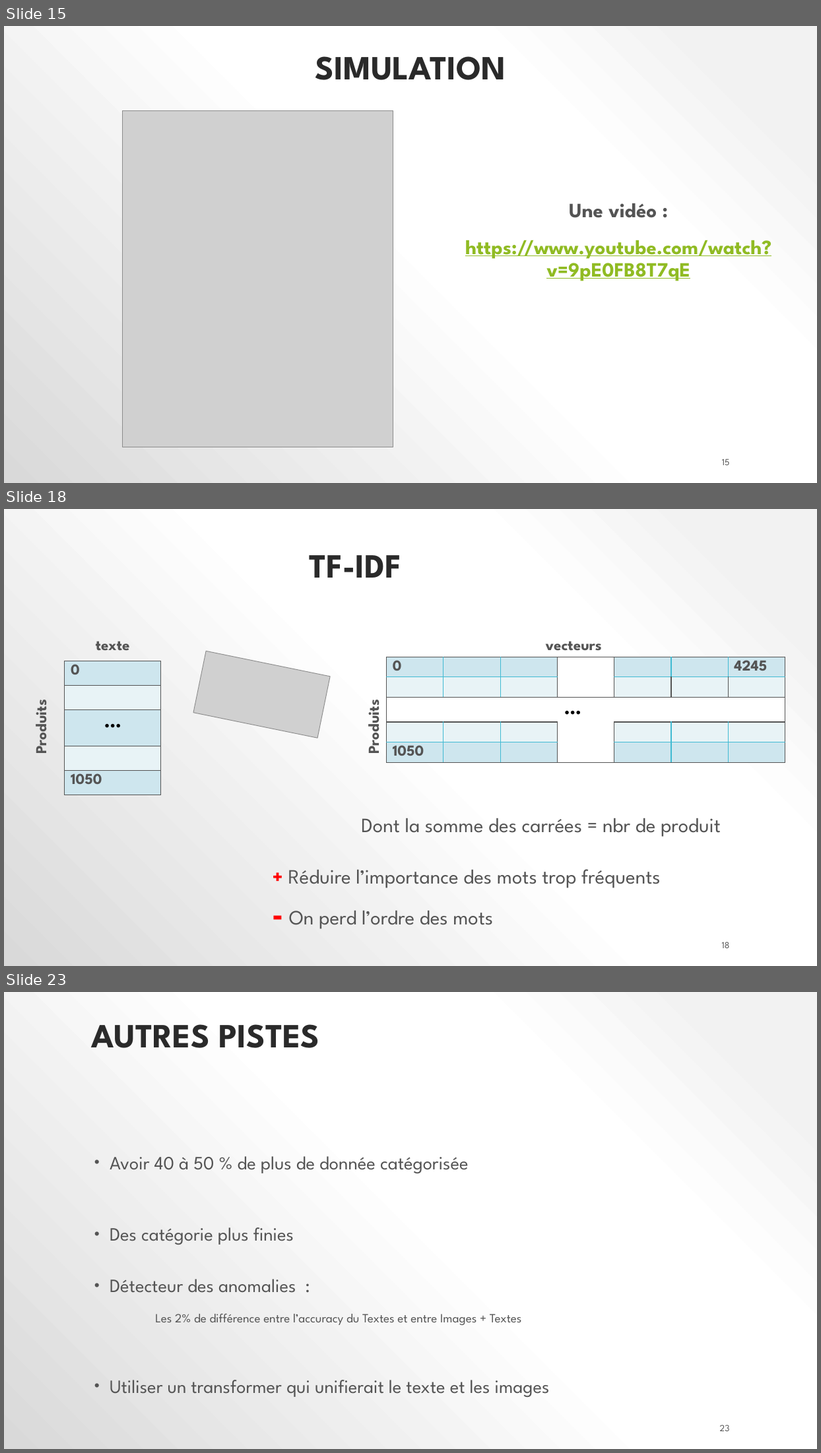
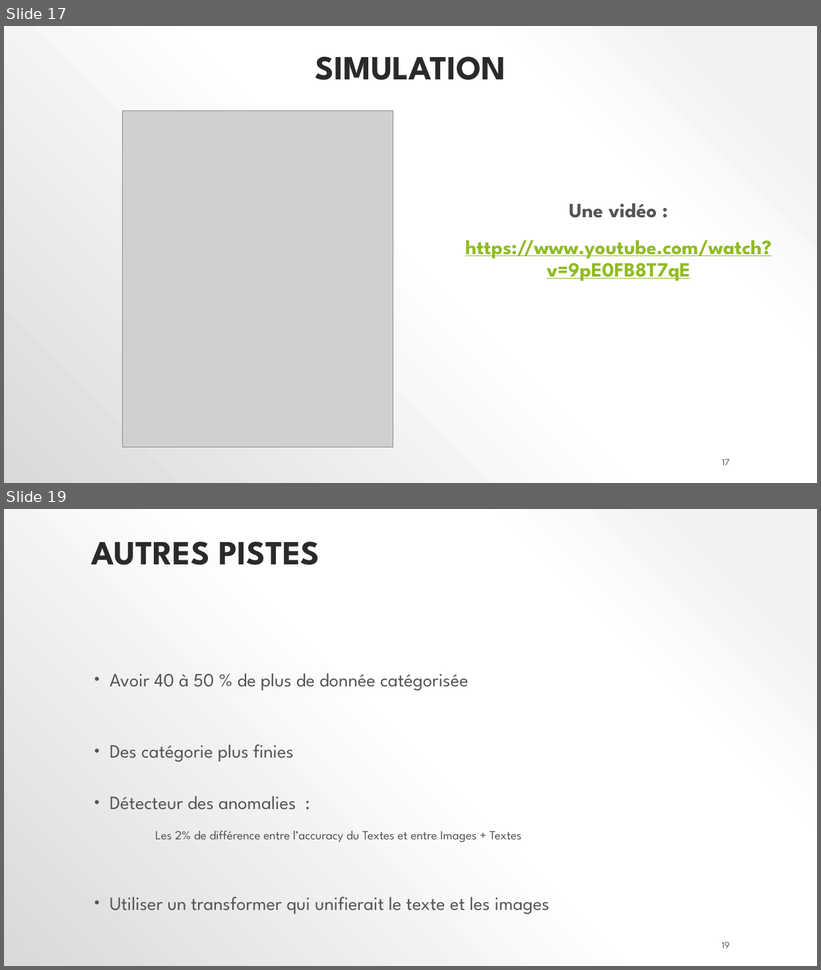
Before and after one commit to polo1093/Credit-Default-Customer-Scoring-Dashboard, a slide deck: P7_02_support.pptx. Shown one above the other, each under a label of ours: slides 15, 18 and 23 before the commit, slides 17 and 19 after it; the slides between them are not shown. The pictures are 821x1453 and 821x970 pixels, drawn with LibreOffice and Linux fonts; fonts in the diff are those of the drawing; grey boxes stand for pictures. Boxes give left, top, right and bottom in pixels: in the first picture for what was removed or moved away, otherwise in the second. Text is boxed around its words. In the diff, an @@ line names an element or a change of style, - is before the commit and + after.

```diff
--- a/P7_02_support.pptx
+++ b/P7_02_support.pptx
@@ slide 18 removed at (4,509,817,966), background gradient #F2F2F2 to #FFFFFF to #D9D9D9 @@
@@ title removed at (310,555,401,578) @@
-TF-IDF
@@ table removed at (65,637,161,795), 6 rows, 1 columns @@
-texte
-0
-
-…
-
-1050
@@ table removed at (386,637,783,789), 6 rows, 7 columns @@
-vecteurs |  |  |  |  |  | 
-0 |  |  |  |  |  | 4245
- |  |  |  |  |  | 
-… |  |  |  |  |  | 
- |  |  |  |  |  | 
-1050 |  |  |  |  |  | 
@@ picture removed at (193,651,331,738) @@
@@ text removed at (28,706,51,753) @@
-Produits
@@ text removed at (362,706,384,753) @@
-Produits
@@ text removed at (361,819,721,837) @@
-Dont la somme des carrées = nbr de produit
@@ text removed at (288,869,661,889) @@
-+ Réduire l’importance des mots trop fréquents
@@ text removed at (289,911,493,929) @@
-- On perd l’ordre des mots
@@ page number removed at (722,942,730,949) @@
-18
@@ what was slide 15 is now slide 17 @@
@@ page number at (722,459,730,466): text changed @@
-15
+17
@@ what was slide 23 is now slide 19 @@
@@ page number at (722,942,730,949): text changed @@
-23
+19
```
Also in this commit, not shown: 7 slides changed, 3 slides added, 6 other slides removed, 2 other files.
